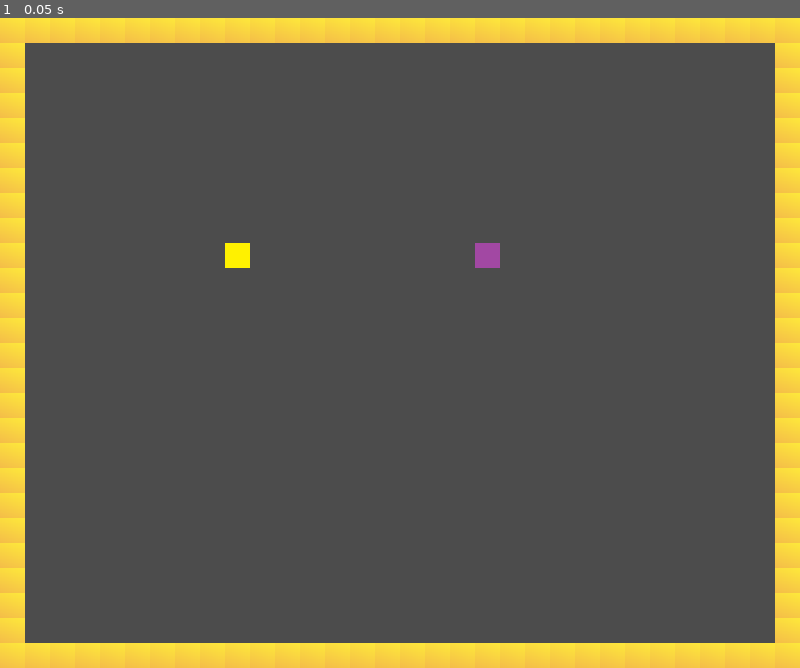
Above: before the commit, frame 1.
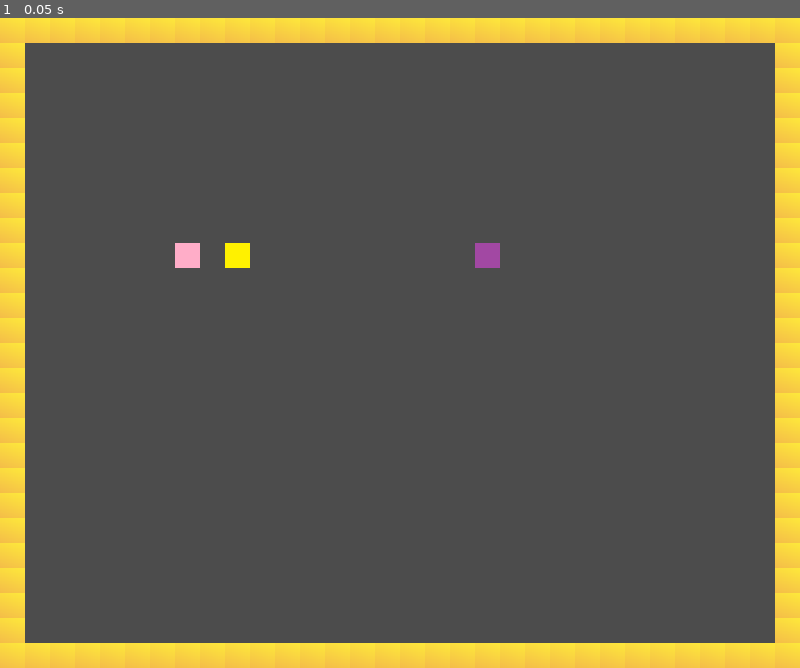
Above: after the commit, the same moment.

Repository: JacobBas/gmtk2021-godot
Game: Godot game, scene res://refactorme/SandboxLevel_Brad.tscn
Same seed, same stepped clock (60 frames per second), same inputs: the game is played once before the commit and once after it. This scene is started directly instead of the project's main scene.
Inputs:
- Up to frame 1 (0.05 s): no input

The runs differ from the first frame. In frame 1, 0.1% of the frame differs, in the area x 21-25%, y 34-39%.

Commit message:
Added sticky block

Diff:
--- a/refactorme/Arrow_Player.gd
+++ b/refactorme/Arrow_Player.gd
@@ -2,8 +2,7 @@
 
 # Declare member variables here. Examples:
 var tile_size : int = 32
-var last_press: String = ""
-var buffer_press : String = ""
+var buffer_press: String = ""
 
 var inputs = {"Arrow_Right": 1,
 			"Arrow_Left": 1,
--- a/refactorme/SandboxLevel_Brad.tscn
+++ b/refactorme/SandboxLevel_Brad.tscn
@@ -1,9 +1,10 @@
-[gd_scene load_steps=6 format=2]
+[gd_scene load_steps=7 format=2]
 
 [ext_resource path="res://refactorme/files/inner_floor.png" type="Texture" id=1]
 [ext_resource path="res://refactorme/files/outside_wall.png" type="Texture" id=2]
 [ext_resource path="res://refactorme/Arrow_Player.tscn" type="PackedScene" id=3]
 [ext_resource path="res://refactorme/WASD_Player.tscn" type="PackedScene" id=4]
+[ext_resource path="res://refactorme/Sticky_Block.tscn" type="PackedScene" id=5]
 
 [sub_resource type="TileSet" id=1]
 0/name = "outside_wall.png 0"
@@ -57,3 +58,6 @@
 
 [node name="WASD_Player" parent="." instance=ExtResource( 4 )]
 position = Vector2( 304, 304 )
+
+[node name="Sticky_Block" parent="." instance=ExtResource( 5 )]
+position = Vector2( 240, 304 )
--- /dev/null
+++ b/refactorme/Sticky_Block.gd
@@ -0,0 +1,16 @@
+extends Sprite
+
+
+# Declare member variables here. Examples:
+# var a = 2
+# var b = "text"
+
+
+# Called when the node enters the scene tree for the first time.
+func _ready():
+	pass # Replace with function body.
+
+
+# Called every frame. 'delta' is the elapsed time since the previous frame.
+#func _process(delta):
+#	pass
--- /dev/null
+++ b/refactorme/Sticky_Block.tscn
@@ -0,0 +1,10 @@
+[gd_scene load_steps=3 format=2]
+
+[ext_resource path="res://refactorme/files/pinkbox.png" type="Texture" id=1]
+[ext_resource path="res://refactorme/Sticky_Block.gd" type="Script" id=2]
+
+[node name="Sticky_Block" type="Node2D"]
+
+[node name="Sprite" type="Sprite" parent="."]
+texture = ExtResource( 1 )
+script = ExtResource( 2 )
--- a/refactorme/WASD_Player.gd
+++ b/refactorme/WASD_Player.gd
@@ -2,8 +2,7 @@
 
 # Declare member variables here. Examples:
 var tile_size : int = 32
-var last_press: String = ""
-var buffer_press : String = ""
+var buffer_press: String = ""
 
 var inputs = {"Arrow_Right": 1,
 			"Arrow_Left": 1,
